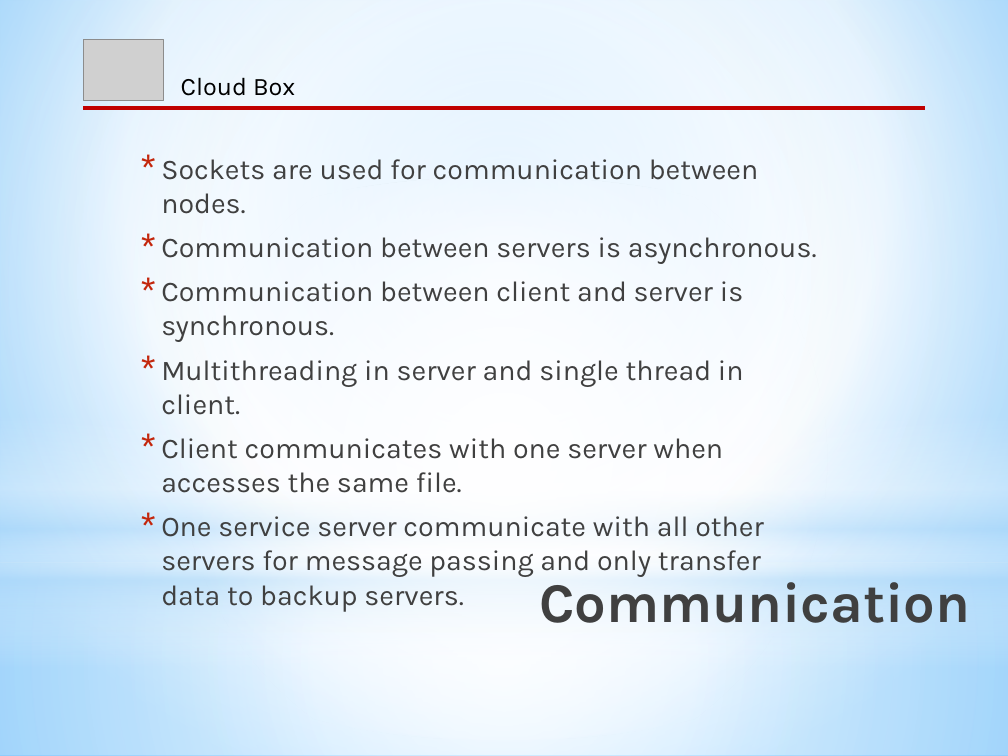
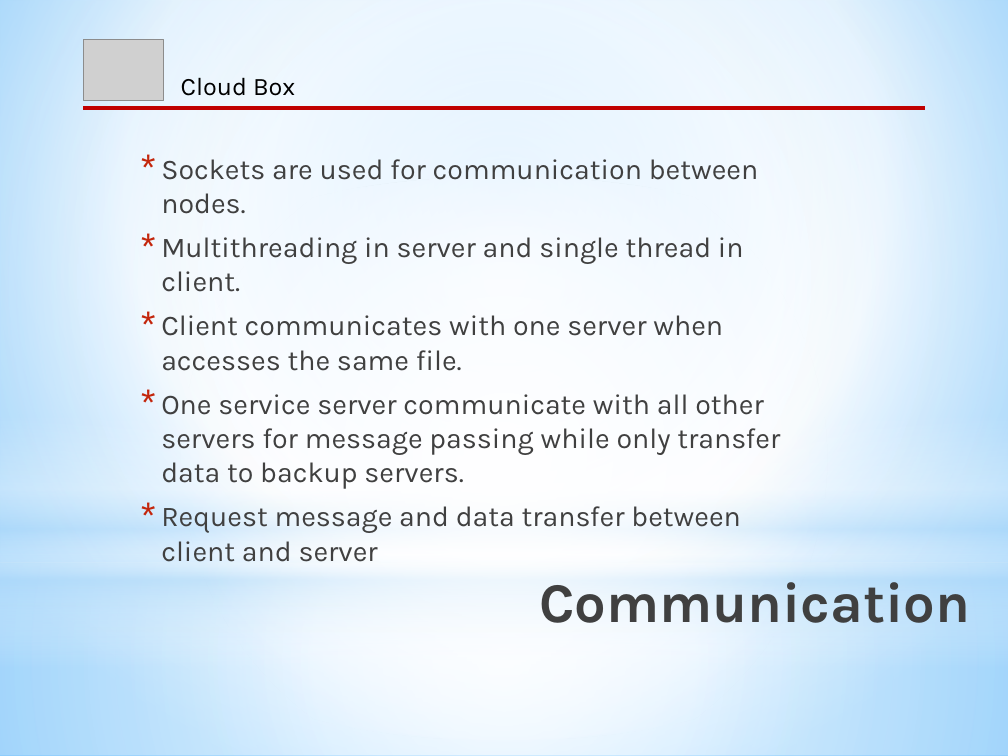
Before and after one commit to CICS525Project/DropboxImpl, a slide deck: slide 10 of Project Documentation/Cloud Box_ppt.pptx. Drawn at 1008x756 pixels with LibreOffice and Linux fonts; fonts in the diff are those of the drawing; grey boxes stand for pictures. Boxes give left, top, right and bottom in pixels: in the first picture for what was removed or moved away, otherwise in the second. Text is boxed around its words. In the diff, an @@ line names an element or a change of style, - is before the commit and + after.

Commit message:
Final Updated PPT

```diff
--- a/Project Documentation/Cloud Box_ppt.pptx
+++ b/Project Documentation/Cloud Box_ppt.pptx
@@ text at (161,237,817,342): paragraphs removed @@
-* Communication between servers is asynchronous.
-* Communication between client and server is synchronous.
@@ text at (161,394,780,533): text changed @@
-* One service server communicate with all other servers for message passing and only transfer data to backup servers.
+* One service server communicate with all other servers for message passing while only transfer data to backup servers.
+* Request message and data transfer between client and server
```
Also in this commit, not shown: 2 other slides changed, 1 slide added.
